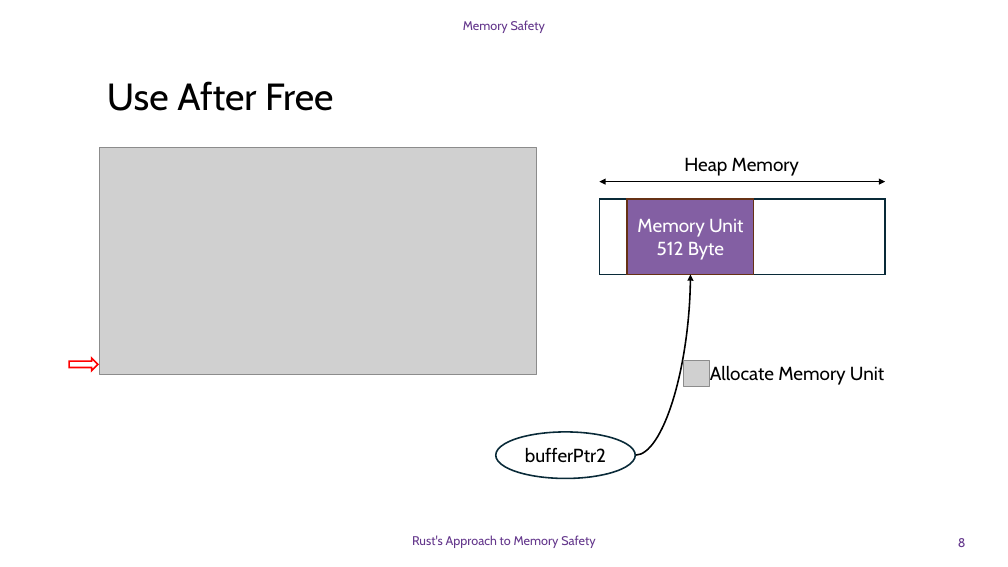
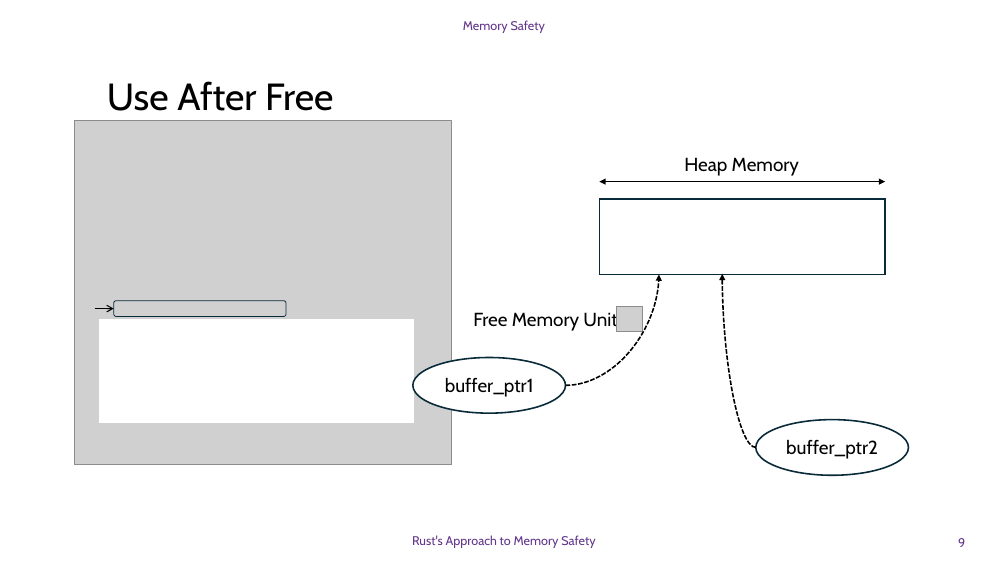
Before and after one commit to DavidGinfo/c-runtime-vs-rust-compiletime, a slide deck: slide 9 of Memory_Safety_Rust.pptx (slide 8 before the commit). Drawn at 1008x567 pixels with LibreOffice and Linux fonts; fonts in the diff are those of the drawing; grey boxes stand for pictures; background and template pictures are left out. Boxes give left, top, right and bottom in pixels: in the first picture for what was removed or moved away, otherwise in the second. Text is boxed around its words. In the diff, an @@ line names an element or a change of style, - is before the commit and + after.

```diff
--- a/Memory_Safety_Rust.pptx
+++ b/Memory_Safety_Rust.pptx
@@ picture: place and size @@
-picture at (100,147,537,375)
+picture at (74,120,451,464)
@@ rectangle removed at (628,199,754,274) @@
-Memory Unit
-512 Byte
@@ curved arrow added from (566, 386) to (659, 274), #000000 1.5 pt dashed @@
@@ curved arrow moved from (635, 455) - (690, 274) to (756, 448) - (722, 274) @@
@@ curved arrow (756, 448) - (722, 274): stroke #000000 1.5 pt to #000000 1.5 pt dashed @@
@@ arrow added from (95, 309) to (113, 309), #000000 1 pt @@
@@ rectangle added at (100,320,413,422), fill #FFFFFF, outline #FFFFFF 1.5 pt @@
@@ rounded rectangle added at (113,301,286,317), outline #092A39 0.75 pt @@
@@ text at (473,310,617,331): text changed @@
-Allocate Memory Unit
+Free Memory Unit
@@ picture added at (617,306,642,331) @@
@@ right arrow removed at (69,358,98,371) @@
@@ ellipse added at (413,358,566,414), fill #FFFFFF, outline #092A39 1.5 pt, 18 pt, text #000000 @@
+buffer_ptr1
@@ picture removed at (684,361,709,386) @@
@@ ellipse removed at (496,432,636,479) @@
-bufferPtr2
@@ ellipse added at (756,420,909,476), fill #FFFFFF, outline #092A39 1.5 pt, 18 pt, text #000000 @@
+buffer_ptr2
@@ page number at (958,538,965,547): text changed @@
-8
+9
```
Also in this commit, not shown: 13 other slides changed, 15 slides added, 1 slide removed.
